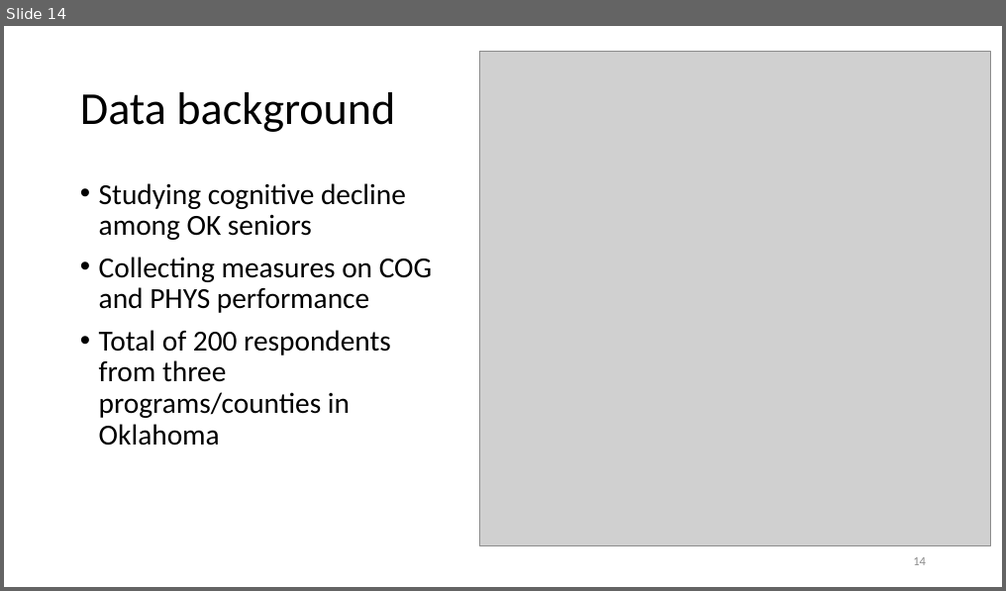
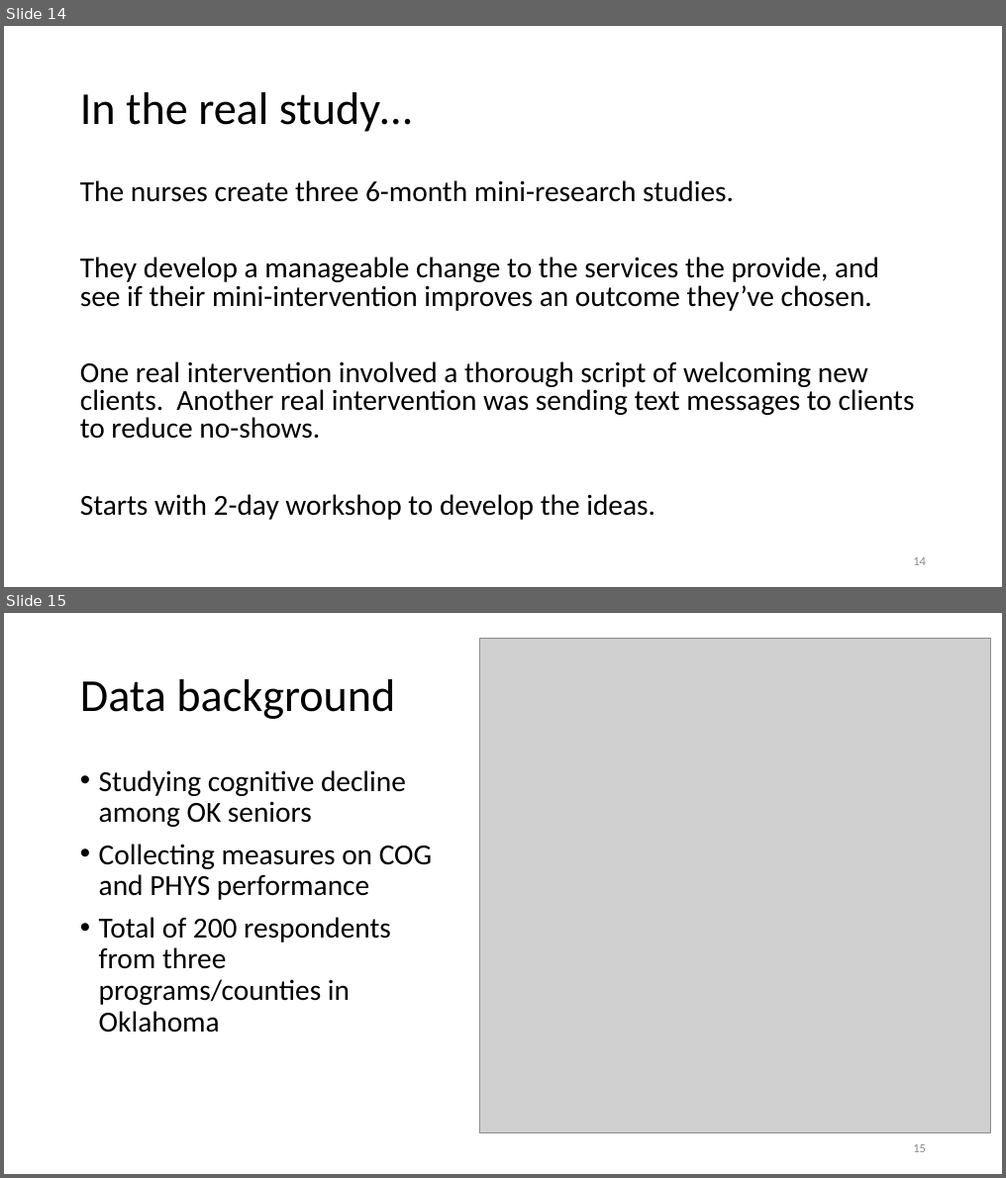
Before and after one commit to dss-ialh/displaying-health-data, a slide deck: documentation/products/beasley/dhd-2018-uvic-3-a-beasley-2018-11-29.pptx. Shown one above the other, each under a label of ours: slide 14 before the commit, slides 14 and 15 after it. The pictures are 1006x591 and 1006x1178 pixels, drawn with LibreOffice and Linux fonts; fonts in the diff are those of the drawing; grey boxes stand for pictures. Boxes give left, top, right and bottom in pixels: in the first picture for what was removed or moved away, otherwise in the second. Text is boxed around its words. In the diff, an @@ line names an element or a change of style, - is before the commit and + after.

```diff
--- a/documentation/products/beasley/dhd-2018-uvic-3-a-beasley-2018-11-29.pptx
+++ b/documentation/products/beasley/dhd-2018-uvic-3-a-beasley-2018-11-29.pptx
@@ slide 14 added at (4, 26, 1002, 587), background #FFFFFF @@
@@ title added at (80, 92, 412, 132), 44 pt, text #000000 @@
+In the real study…
@@ text added at (80, 180, 915, 520), 28 pt, text #000000 @@
+The nurses create three 6-month mini-research studies.
+They develop a manageable change to the services the provide, and see if their mini-intervention improves an outcome they’ve chosen.
+One real intervention involved a thorough script of welcoming new clients. Another real intervention was sending text messages to clients to reduce no-shows.
+Starts with 2-day workshop to develop the ideas.
@@ page number added at (913, 558, 926, 566), 12 pt, text #8C8C8C @@
+14
@@ what was slide 14 is now slide 15 @@
@@ page number at (913, 1145, 926, 1153): text changed @@
-14
+15
```
Also in this commit, not shown: 2 slides changed, 5 other slides added, 3 slides removed, 1 other file.
